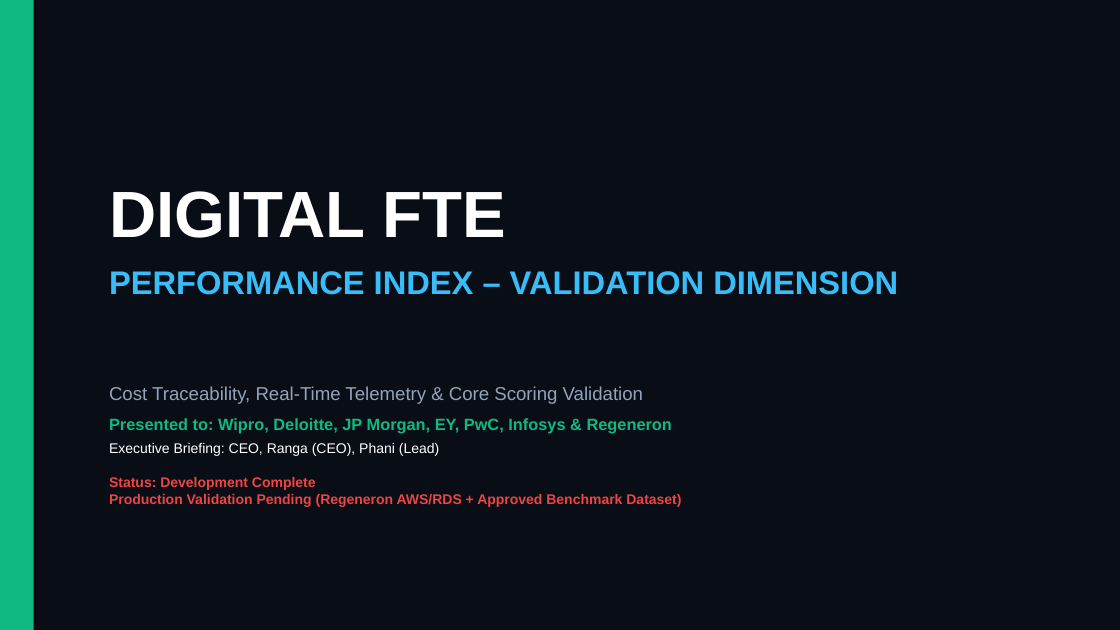
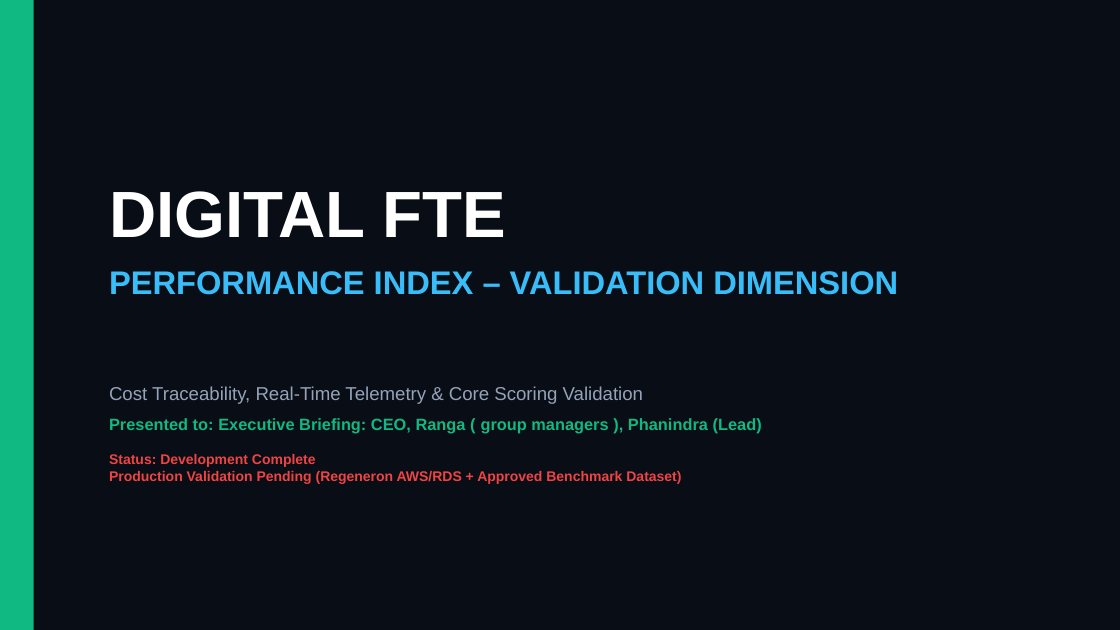
Before and after one commit to phanindraintelligenzit-afk/widget, a slide deck: slide 1 of dpi-ls-validation.pptx. Drawn at 1120x630 pixels with LibreOffice and Linux fonts; fonts in the diff are those of the drawing. Boxes give left, top, right and bottom in pixels: in the first picture for what was removed or moved away, otherwise in the second. Text is boxed around its words. In the diff, an @@ line names an element or a change of style, - is before the commit and + after.

```diff
--- a/dpi-ls-validation.pptx
+++ b/dpi-ls-validation.pptx
@@ text at [109,418,762,433]: text changed @@
-Presented to: Wipro, Deloitte, JP Morgan, EY, PwC, Infosys & Regeneron
-Executive Briefing: CEO, Ranga (CEO), Phani (Lead)
+Presented to: Executive Briefing: CEO, Ranga ( group managers ), Phanindra (Lead)
```
Also in this commit, not shown: 3 other files.
